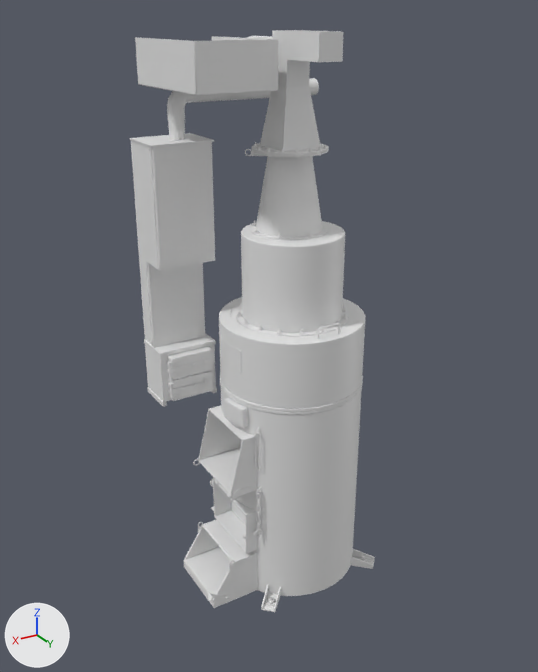
Two versions of the FBX model Assets/Fbx/Vagon_boiler/Vagon_boiler_01.fbx, one commit apart.
Both versions are drawn from a 50 mm camera at (11.9, 3.72, 4.16) aimed at (10.18, 0.85, 2.73). The lights are fixed; the arrows at lower left show +X, +Y and +Z. Where no turn or scale is listed for an object, it has been applied to the vertices.

In view in the first picture: 'Vagon_boiler_01'.
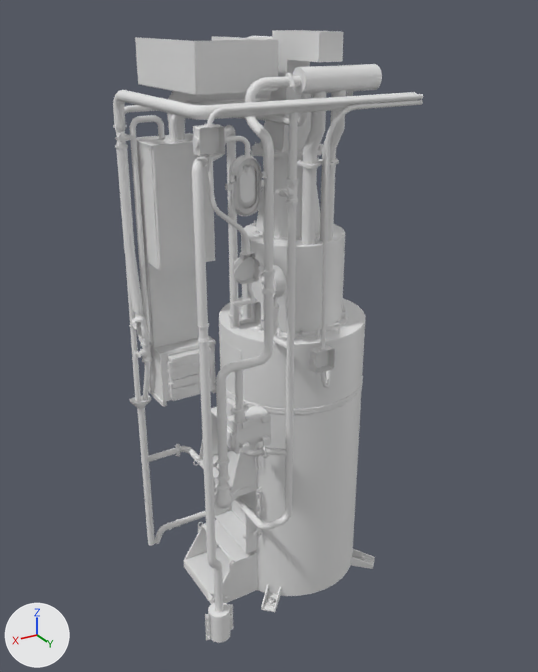
Boxes [x1, y1, x2, y2] around the edits, measured in the pictures (538 x 672 px):
'Vagon_boiler_pipes_01', added: after [113, 64, 418, 643]
'Vagon_boiler_electro_01', added: after [193, 94, 423, 388]

Patch to the scene script:
```diff
--- a/Assets/Fbx/Vagon_boiler/Vagon_boiler_01.fbx.py
+++ b/Assets/Fbx/Vagon_boiler/Vagon_boiler_01.fbx.py
@@ me_vagon_boiler_electro_01 @@
+me_vagon_boiler_electro_01.from_pydata(...)  # 3739 vertices, 3560 faces; spans x 9.696..10.735, y 1.186..1.285, z 2.604..3.863
@@ me_vagon_boiler_pipes_01 @@
+me_vagon_boiler_pipes_01.from_pydata(...)  # 14867 vertices, 14050 faces; spans x 9.7..10.75, y 0.35..1.29, z 1.36..3.98
@@ ob_vagon_boiler_electro_01 @@
+ob_vagon_boiler_electro_01 = bpy.data.objects.new('Vagon_boiler_electro_01', me_vagon_boiler_electro_01)
+ob_vagon_boiler_electro_01.location = (0.0, 0.0, 0.0)
@@ ob_vagon_boiler_pipes_01 @@
+ob_vagon_boiler_pipes_01 = bpy.data.objects.new('Vagon_boiler_pipes_01', me_vagon_boiler_pipes_01)
+ob_vagon_boiler_pipes_01.location = (0.0, 0.0, 0.0)
```
